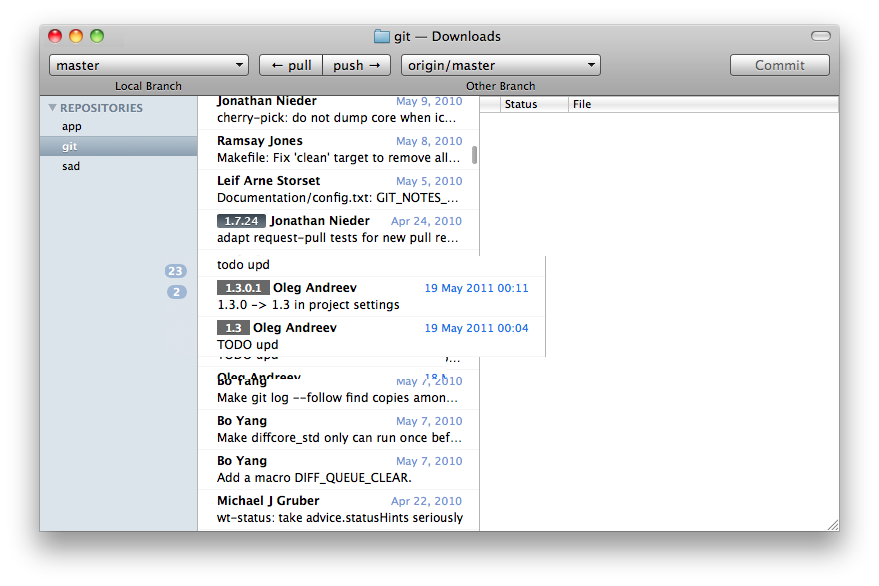
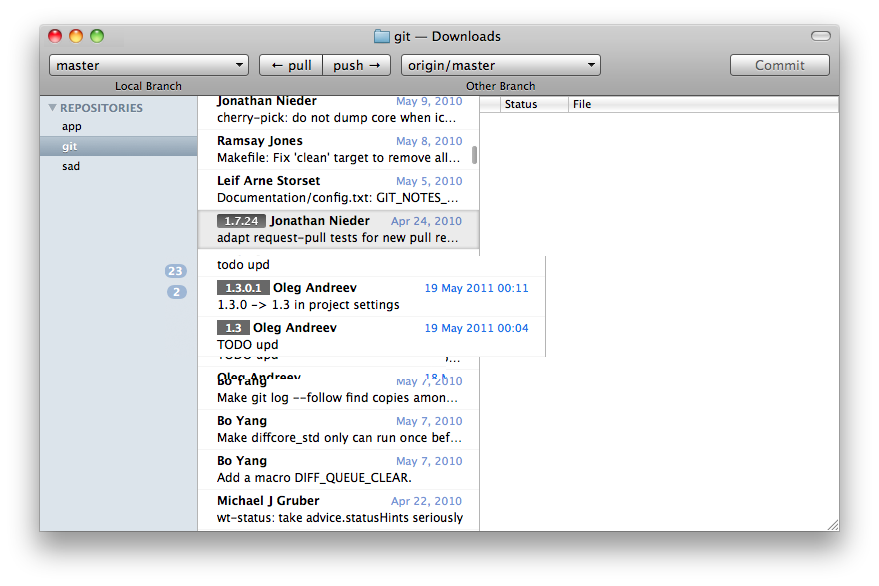
Before/after of a 879 × 586 layered artwork. What changed in the layer stack:
added layer "Layer 4" (overlay, 60%) in group "badge tag" over [217,214,266,228]
added layer "Layer 5" (55%) in group "badge tag" over [217,214,266,228]
hid "Gradient Fill 1 copy 2" over [217,213,266,228]
hid "Shape 1 copy 2" over [217,214,266,228]
added layer "Color Fill 2" (multiply) above "Layer 2" over [198,210,479,249]
